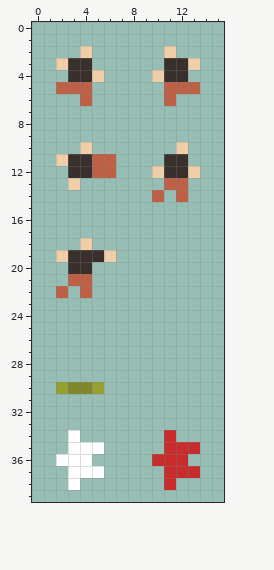
Edited in one commit: pixel-art sprite (Assets/Sprites/entities/player.png). The picture above is the old version.
The file is 16x40 pixels.
The same view after the edit:
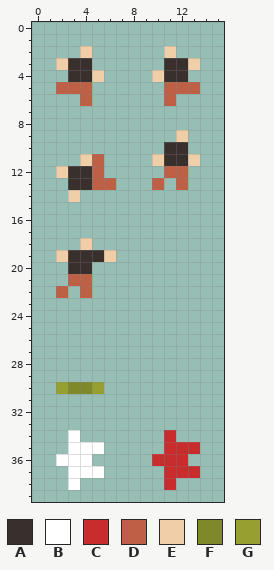
Palette (. is transparent): A #39302d  B #ffffff  C #c92c2c  D #be6046  E #f0cfa8  F #80892a  G #96a031
Diff:
y 9: x 12 . -> E
y 10: x 4 E -> .; x 11..12 .E -> AA
y 11: x 2..4 EAA -> ..E; x 6 D -> .; x 10 . -> E; x 13 . -> E
y 12: x 2 . -> E; x 6 D -> .; x 10..13 EAAE -> .DD.
y 13: x 3..6 E... -> AADD; x 10..11 .D -> D.
y 14: x 3 . -> E; x 10 D -> .; x 12 D -> .
Pixel boxes of the changes (left, top, right, bottom) in both pictures:
changed: (56, 130, 200, 202)
